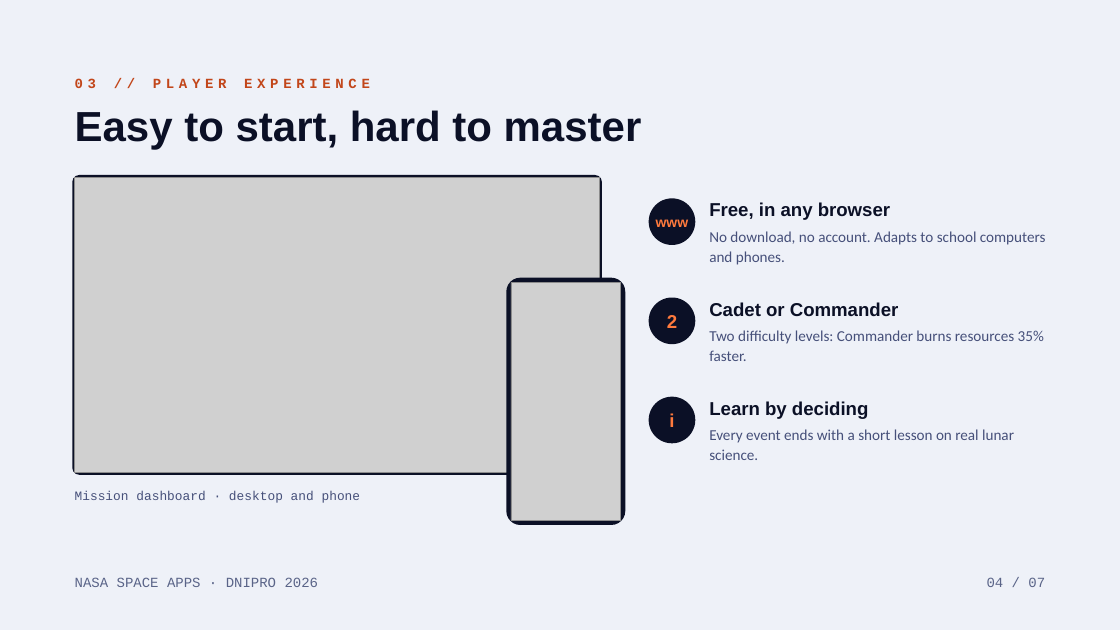
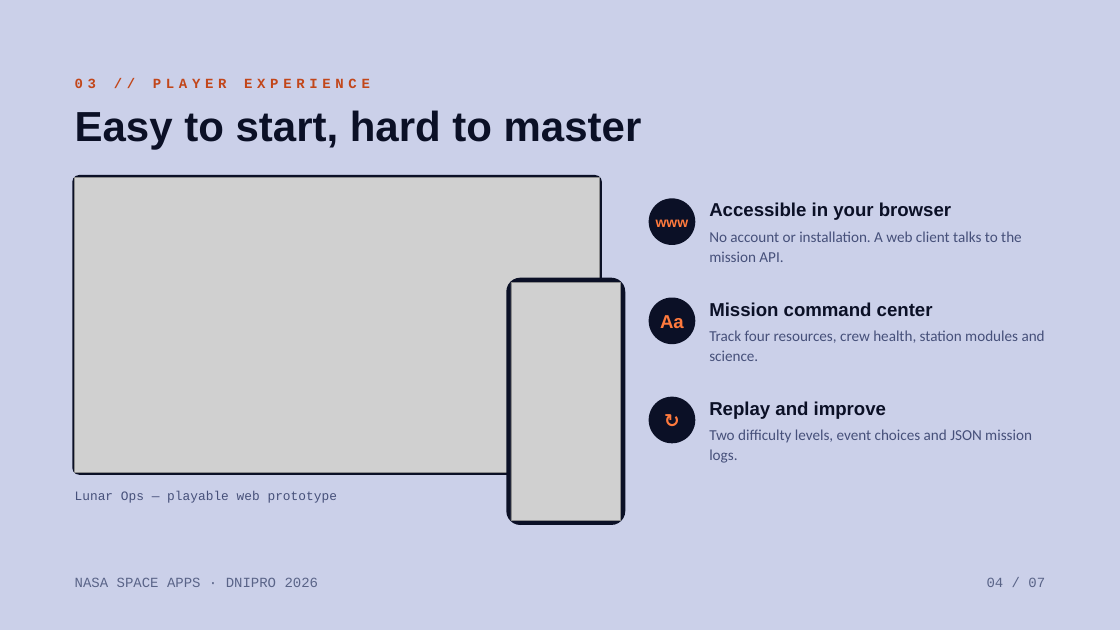
Before and after one commit to aleexxeyy/lunar-ops, a slide deck: slide 4 of Презентация/LunarOps_SpaceApps_Dnipro_2026.pptx. Drawn at 1120x630 pixels with LibreOffice and Linux fonts; fonts in the diff are those of the drawing; grey boxes stand for pictures. Boxes give left, top, right and bottom in pixels: in the first picture for what was removed or moved away, otherwise in the second. Text is boxed around its words. In the diff, an @@ line names an element or a change of style, - is before the commit and + after.

```diff
--- a/Презентация/LunarOps_SpaceApps_Dnipro_2026.pptx
+++ b/Презентация/LunarOps_SpaceApps_Dnipro_2026.pptx
@@ background #EEF1F8 to #CBD0E9 @@
@@ text at box(709, 202, 951, 220): text changed @@
-Free, in any browser
+Accessible in your browser
@@ text at box(709, 231, 1022, 262): text changed @@
-No download, no account. Adapts to school computers and phones.
+No account or installation. A web client talks to the mission API.
@@ text in ellipse at box(660, 315, 684, 328): text changed @@
-2
+Aa
@@ text at box(709, 302, 933, 316): text changed @@
-Cadet or Commander
+Mission command center
@@ text at box(709, 330, 1045, 361): text changed @@
-Two difficulty levels: Commander burns resources 35% faster.
+Track four resources, crew health, station modules and science.
@@ text in ellipse at box(669, 413, 674, 427): text changed @@
-i
+↻
@@ text at box(709, 401, 886, 419): text changed @@
-Learn by deciding
+Replay and improve
@@ text at box(709, 429, 1032, 463): text changed @@
-Every event ends with a short lesson on real lunar science.
+Two difficulty levels, event choices and JSON mission logs.
@@ text at box(75, 491, 337, 503): text changed @@
-Mission dashboard · desktop and phone
+Lunar Ops — playable web prototype
```
Also in this commit, not shown: 5 other slides changed, 1 slide added, 1 slide removed, 19 other files.
